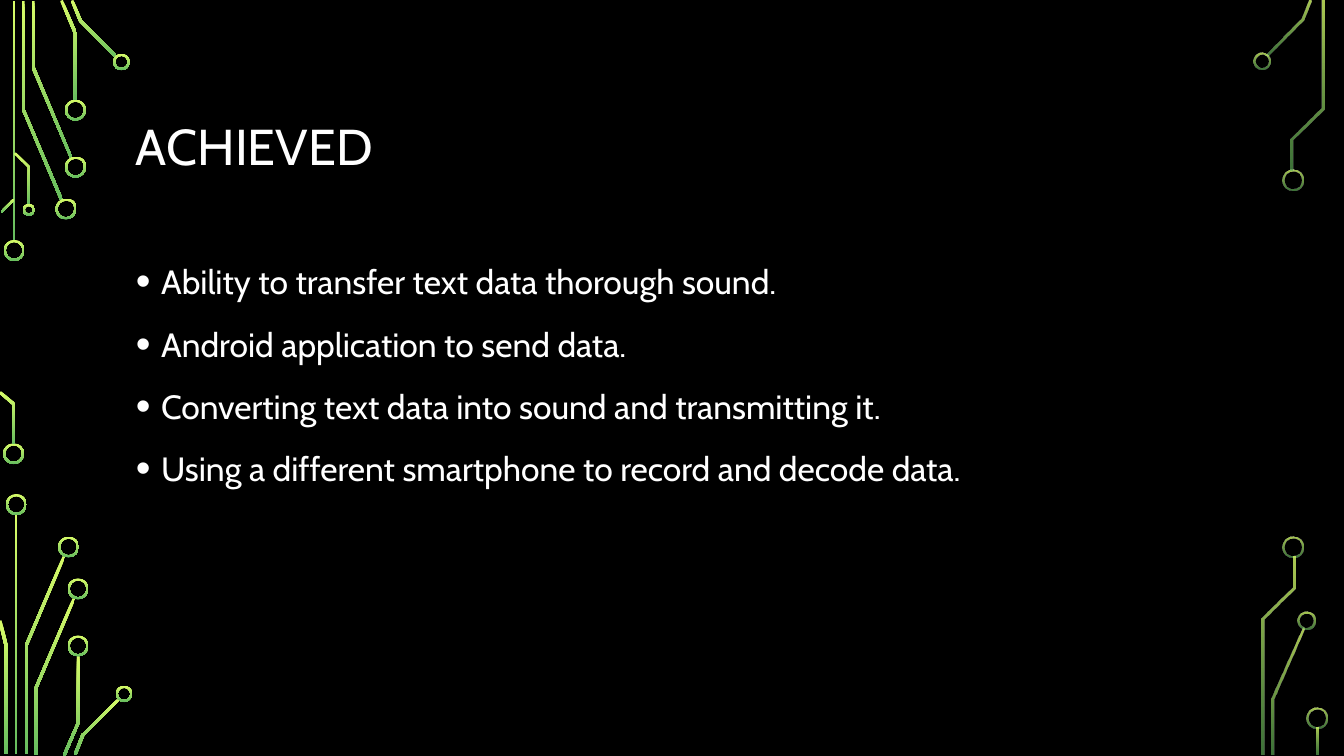
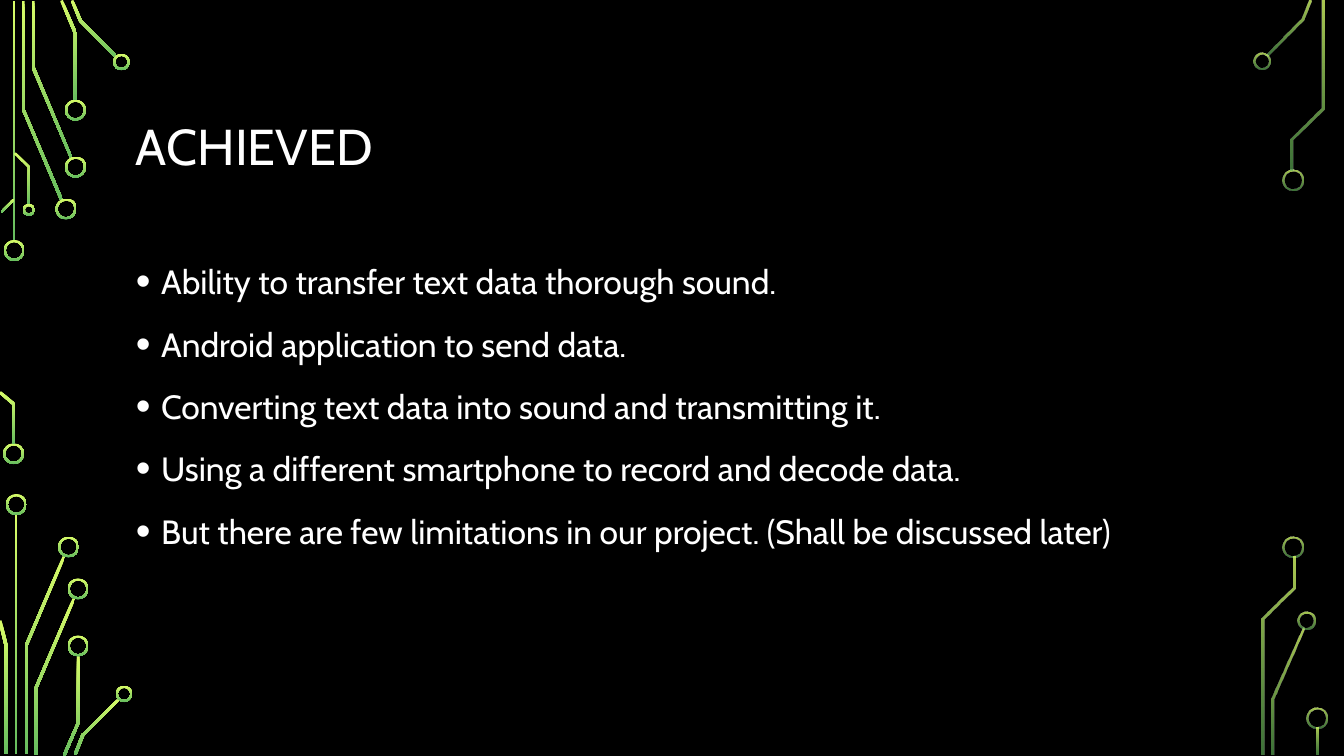
Before and after one commit to marmikshah/data-transfer-via-sound, a slide deck: slide 3 of Presentation/Data Transfer Via Sound.pptx. Drawn at 1344x756 pixels with LibreOffice and Linux fonts; fonts in the diff are those of the drawing; background and template pictures are left out. Boxes give left, top, right and bottom in pixels: in the first picture for what was removed or moved away, otherwise in the second. Text is boxed around its words. In the diff, an @@ line names an element or a change of style, - is before the commit and + after.

```diff
--- a/Presentation/Data Transfer Via Sound.pptx
+++ b/Presentation/Data Transfer Via Sound.pptx
@@ text at [161, 518, 1111, 552]: paragraph added @@
+• But there are few limitations in our project. (Shall be discussed later)
```
Also in this commit, not shown: 4 other slides changed, 5 other files.
